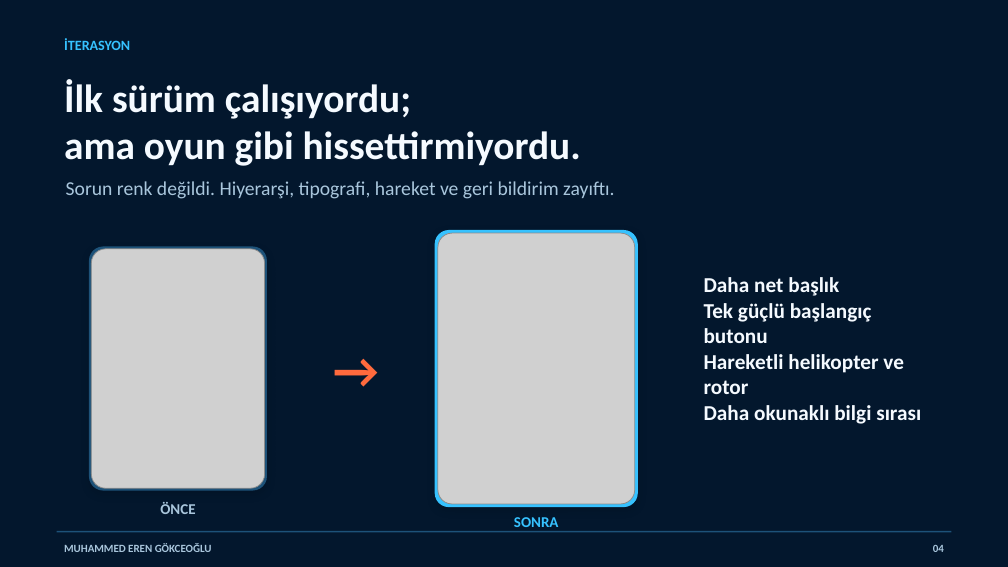
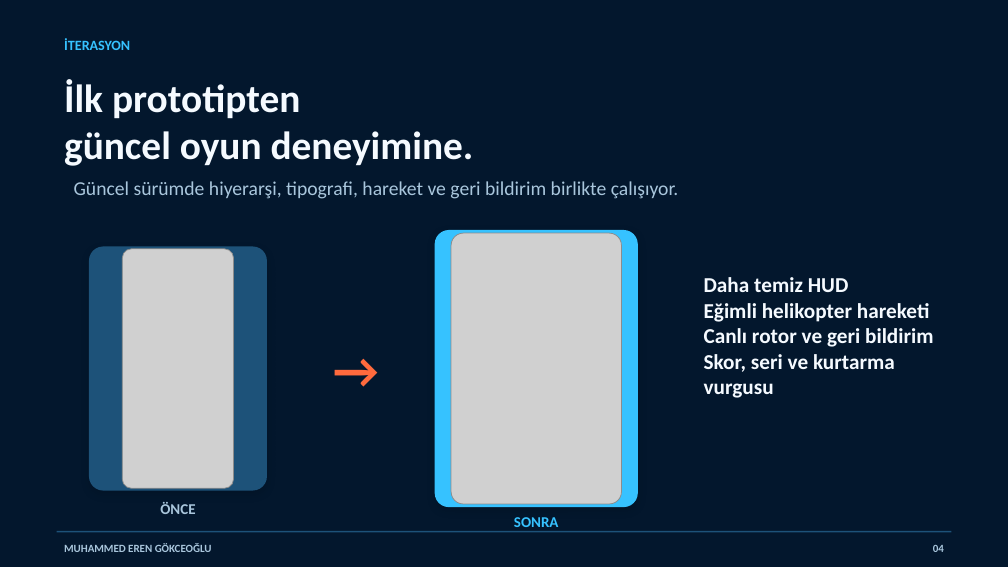
Before and after one commit to muhammederengokceogludarussi-ux/volitan-labs-website, a slide deck: slide 4 of public/presentations/Blue_Rescue_SKY_Olimpiyatlari_Sunumu.pptx. Drawn at 1008x567 pixels with LibreOffice and Linux fonts; fonts in the diff are those of the drawing; grey boxes stand for pictures. Boxes give left, top, right and bottom in pixels: in the first picture for what was removed or moved away, otherwise in the second. Text is boxed around its words. In the diff, an @@ line names an element or a change of style, - is before the commit and + after.

```diff
--- a/public/presentations/Blue_Rescue_SKY_Olimpiyatlari_Sunumu.pptx
+++ b/public/presentations/Blue_Rescue_SKY_Olimpiyatlari_Sunumu.pptx
@@ text at box(64, 79, 474, 166): text changed @@
-İlk sürüm çalışıyordu;
-ama oyun gibi hissettirmiyordu.
+İlk prototipten
+güncel oyun deneyimine.
@@ text at box(74, 181, 679, 199): text changed @@
-Sorun renk değildi. Hiyerarşi, tipografi, hareket ve geri bildirim zayıftı.
+Güncel sürümde hiyerarşi, tipografi, hareket ve geri bildirim birlikte çalışıyor.
@@ picture: place and size @@
-picture at box(438, 233, 634, 504)
+picture at box(451, 233, 622, 504)
@@ picture: place and size @@
-picture at box(91, 249, 265, 488)
+picture at box(123, 249, 234, 488)
@@ text at box(704, 277, 933, 398): text changed @@
-Daha net başlık
-Tek güçlü başlangıç butonu
-Hareketli helikopter ve rotor
-Daha okunaklı bilgi sırası
+Daha temiz HUD
+Eğimli helikopter hareketi
+Canlı rotor ve geri bildirim
+Skor, seri ve kurtarma vurgusu
```
Also in this commit, not shown: 6 other slides changed.
